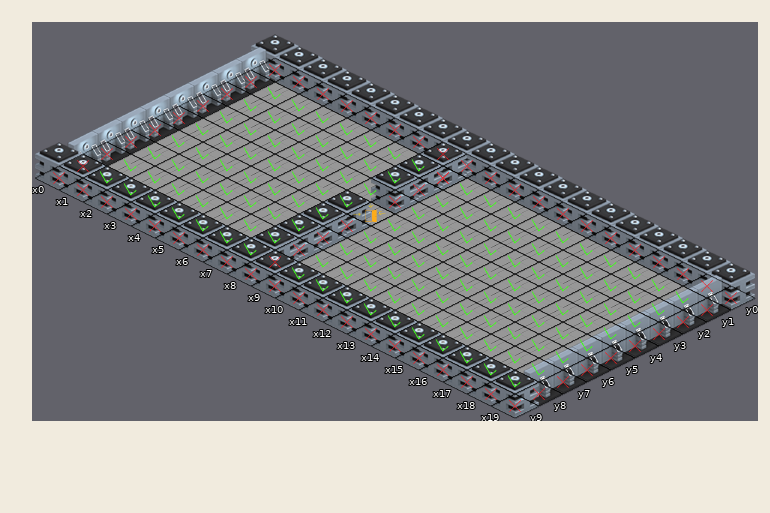
Tiled map (JSON): TBSA/Bin/Data/Tiled/SecondTest.json. The picture above was drawn from the file before the commit.
Cells are 128x64 px. Isometric: x runs down to the right, y down to the left. Shown: x 0..19, y 0..9.
Once edited:
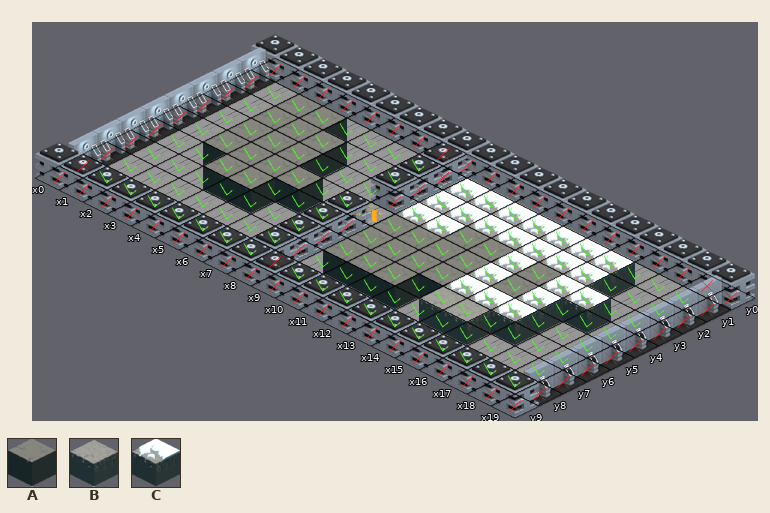
Key: from "tileSheetFloors": A 12, B 13, C 28.
_ is an empty cell.
Tiles of an added or newly shown layer are drawn over the layers below it.
Edits made:
Layer "Tile Layer 4" (added):
y 2: x 3..4 __ -> AA; x 10..16 _______ -> CCCCCCC
y 3: x 3..5 ___ -> AAA; x 10..16 _______ -> CCCCCCC
y 4: x 3..5 ___ -> AAA; x 10..17 ________ -> CCAACACC
y 5: x 3..6 ____ -> AAAA; x 10..16 _______ -> AAAACAC
y 6: x 4..5 __ -> AA; x 10..16 _______ -> AAAACCC
y 7: x 10..12 ___ -> AAA; x 14..15 __ -> BB
Boxes around the changes in both pictures, in picture pixels (x1, y1, x2, y2):
added: (203, 94, 635, 346)
